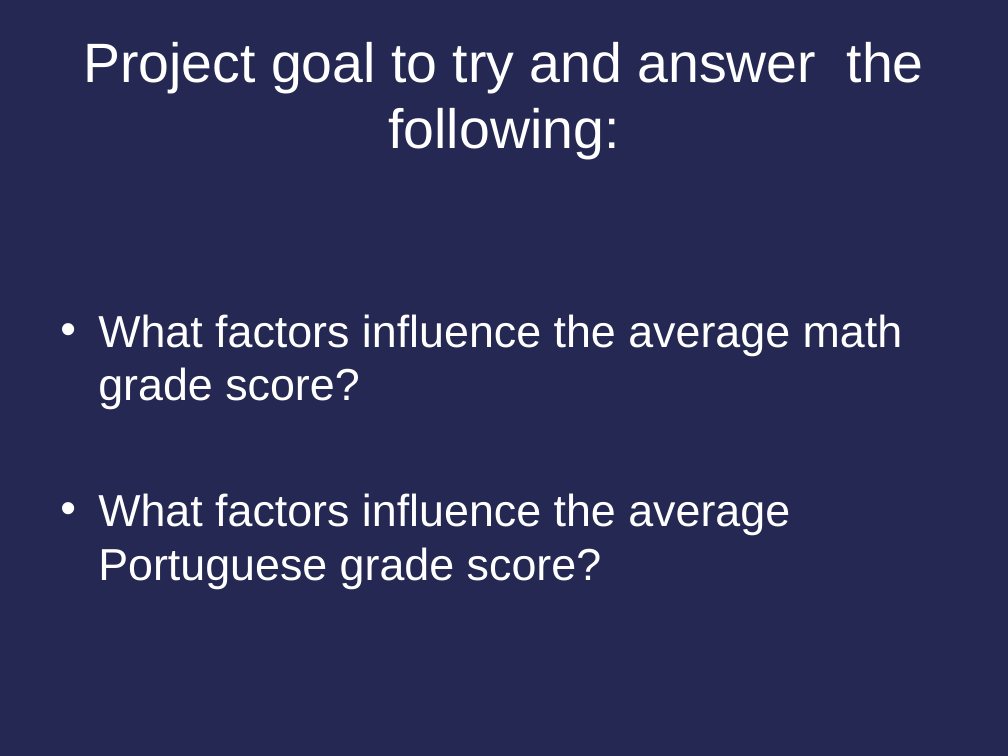
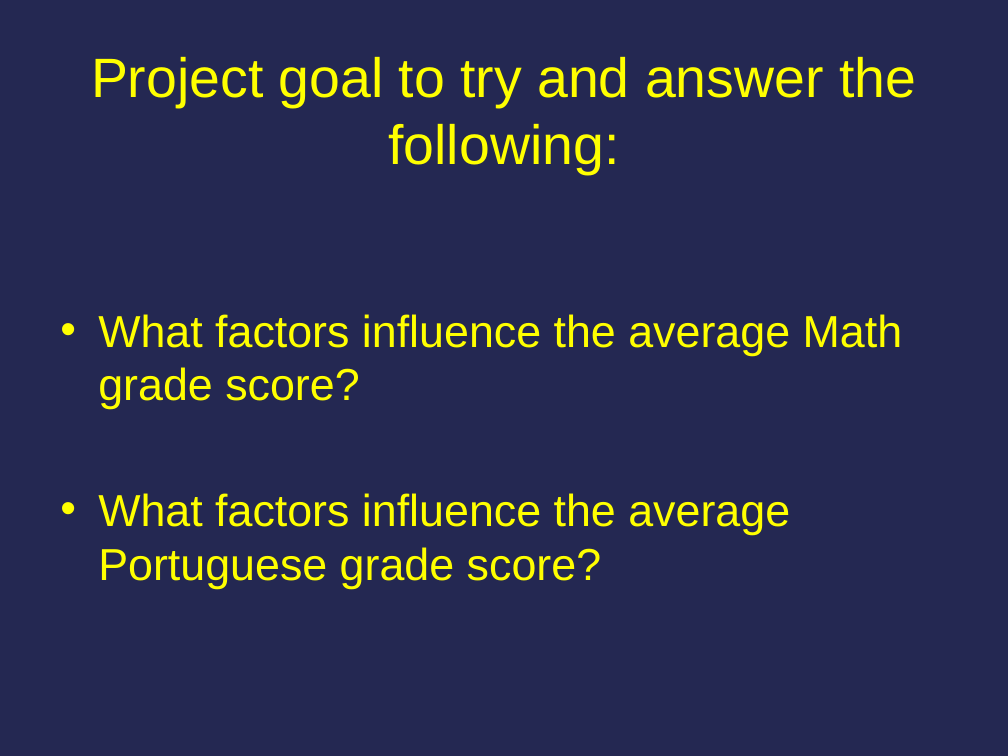
Before and after one commit to cfrandall2/CarolynProject, a slide deck: slide 3 of Carolyn_Randall_DSProject.pptx. Drawn at 1008x756 pixels with LibreOffice and Linux fonts; fonts in the diff are those of the drawing. Boxes give left, top, right and bottom in pixels: in the first picture for what was removed or moved away, otherwise in the second. Text is boxed around its words. In the diff, an @@ line names an element or a change of style, - is before the commit and + after.

```diff
--- a/Carolyn_Randall_DSProject.pptx
+++ b/Carolyn_Randall_DSProject.pptx
@@ title "Project goal to try and ..." at box(91, 57, 916, 174): text colour #FFFFFF to #FFFF00 @@
@@ text at box(98, 314, 903, 409): text changed; text colour #FFFFFF to #FFFF00 @@
-• What factors influence the average math grade score?
+• What factors influence the average Math grade score?
@@ text at box(98, 493, 790, 589): text colour #FFFFFF to #FFFF00 in "What factors influence the average Portuguese grade ..." @@
```
Also in this commit, not shown: 38 other slides changed, 2 slides added, 1 slide removed.
